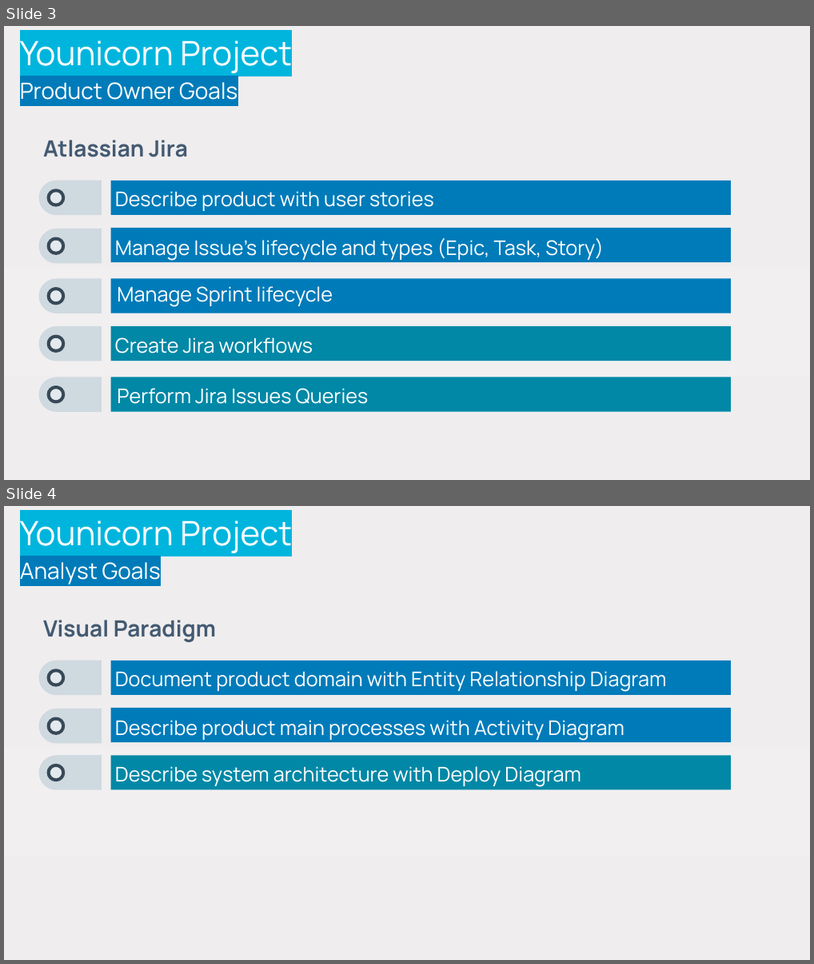
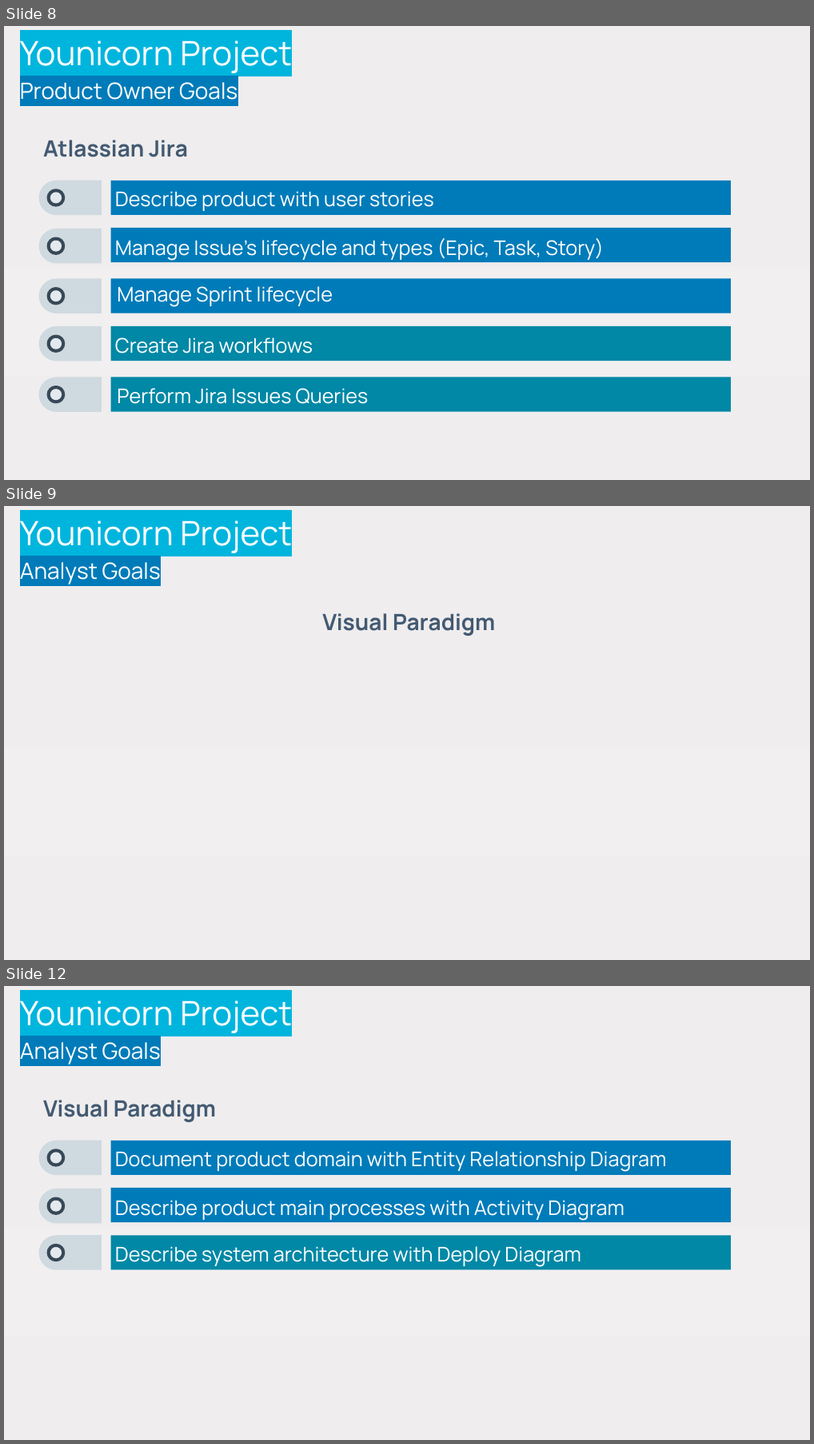
Before and after one commit to stefanofiorenza/KNITS, a slide deck: Programs/Trainings/Slides/KNITS-Younicorn-RoadMap.pptx. Shown one above the other, each under a label of ours: slides 3 and 4 before the commit, slides 8, 9 and 12 after it; the slides between them are not shown. The pictures are 814x964 and 814x1444 pixels, drawn with LibreOffice and Linux fonts; fonts in the diff are those of the drawing; background and template pictures are left out. Boxes give left, top, right and bottom in pixels: in the first picture for what was removed or moved away, otherwise in the second. Text is boxed around its words. In the diff, an @@ line names an element or a change of style, - is before the commit and + after.

Commit message:
Younicorn Slides

```diff
--- a/Programs/Trainings/Slides/KNITS-Younicorn-RoadMap.pptx
+++ b/Programs/Trainings/Slides/KNITS-Younicorn-RoadMap.pptx
@@ slide 9 added at box(4, 506, 810, 960), background gradient #EFEDEE to #F1EFF0 to #EFEBEC @@
@@ title added at box(20, 520, 292, 584), 30 pt, text #FFFFFF @@
+Younicorn Project
+Analyst Goals
@@ text added at box(322, 613, 495, 636), 20 pt, text #435A72, bold @@
+Visual Paradigm
@@ what was slide 3 is now slide 8 @@
@@ what was slide 4 is now slide 12 @@
```
Also in this commit, not shown: 1 slide changed, 23 other slides added, 2 other files.
